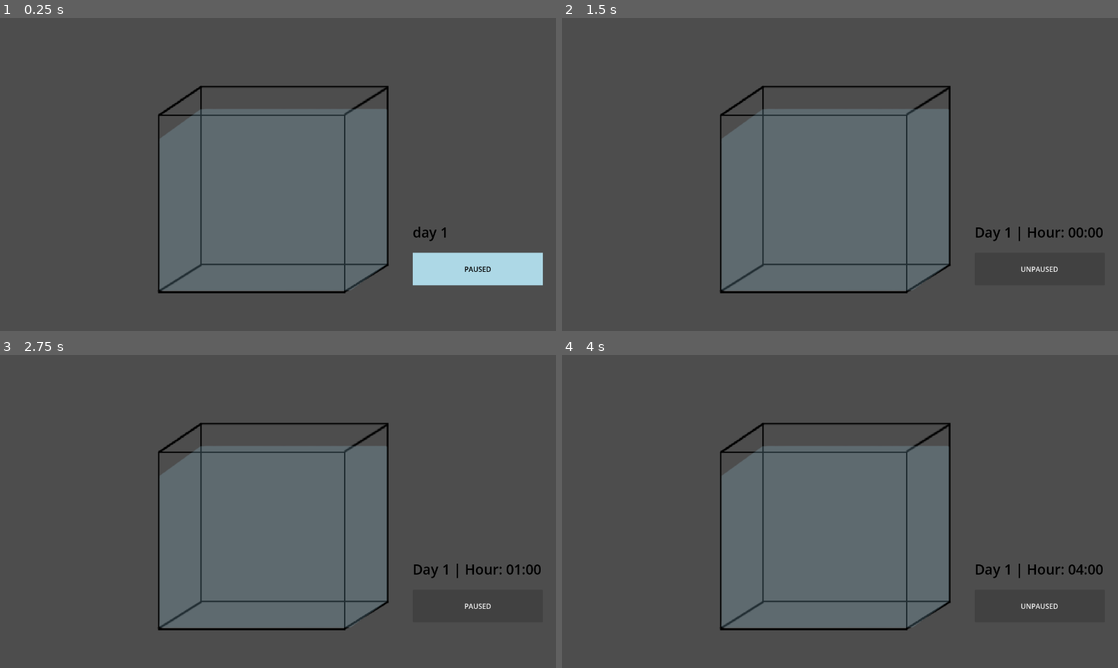
Above: before the commit, frames 1-4 (two rows, left to right).
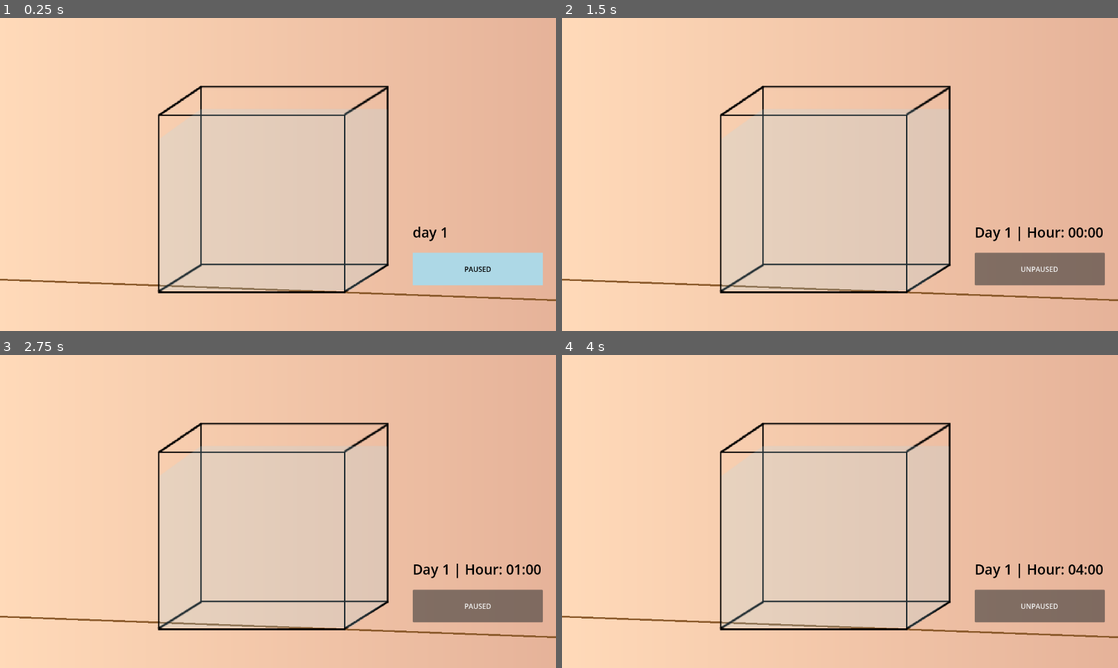
Above: after the commit, the same moments.

Repository: jac192133/Ecobana
Game: Godot game, scene res://scenes/RoomScene.tscn
The game is run twice, just before and just after one commit, with the same random seed, the same clock (stepped at 60 frames per second) and the same inputs.
Inputs:
- Up to frame 1 (0.25 s): no input
- Up to frame 2 (1.5 s): tap Enter at 0.5 s; click "PAUSED" at 1.25 s
- Up to frame 3 (2.75 s): click "UNPAUSED" at 2 s
- Up to frame 4 (4 s): tap Space (pause_toggle) at 2.75 s; tap Enter at 3.5 s

The runs differ from the first frame. In frame 1, 97% of the frame differs, in the area x 0-100%, y 0-100%; in frame 2, 99%; in frame 3, 99%; in frame 4, 99%.

Commit message:
wall gradient, floorboard added

Diff:
--- a/godotecobana/scenes/RoomScene.tscn
+++ b/godotecobana/scenes/RoomScene.tscn
@@ -1,12 +1,15 @@
-[gd_scene load_steps=9 format=3 uid="uid://enjmj0ap4g8g"]
+[gd_scene load_steps=10 format=3 uid="uid://enjmj0ap4g8g"]
 
-[ext_resource type="Script" path="res://scenes/wall.gd" id="3_cu78b"]
+[ext_resource type="Shader" path="res://shaders/wall_shader.gdshader" id="3_rndrm"]
 [ext_resource type="Texture2D" uid="uid://cv2pyir3wuadn" path="res://assets/tank.png" id="4_vtdbg"]
 [ext_resource type="Texture2D" uid="uid://cmwfw2bvbrch2" path="res://assets/water.png" id="5_6y8bk"]
 [ext_resource type="Shader" path="res://shaders/water_shader.gdshader" id="5_ars8m"]
 [ext_resource type="Script" path="res://scenes/time_manager.gd" id="7_pvwk2"]
 [ext_resource type="Script" path="res://scenes/pause_toggle_button.gd" id="8_halce"]
 [ext_resource type="Script" path="res://scenes/calender_label.gd" id="8_yqss7"]
+
+[sub_resource type="ShaderMaterial" id="ShaderMaterial_dhxkg"]
+shader = ExtResource("3_rndrm")
 
 [sub_resource type="ShaderMaterial" id="ShaderMaterial_b8m4u"]
 shader = ExtResource("5_ars8m")
@@ -41,13 +44,21 @@
 script = ExtResource("8_yqss7")
 
 [node name="Wall" type="ColorRect" parent="Control"]
+material = SubResource("ShaderMaterial_dhxkg")
 layout_mode = 1
 anchors_preset = -1
 anchor_right = 1.0
 anchor_bottom = 1.0
+offset_right = 1280.0
+offset_bottom = 720.0
 grow_horizontal = 2
 grow_vertical = 2
-script = ExtResource("3_cu78b")
+color = Color(1, 0.854902, 0.72549, 1)
+
+[node name="FloorBoard" type="Line2D" parent="Control/Wall"]
+points = PackedVector2Array(-50, 600, 1300, 650)
+width = 4.0
+default_color = Color(0.545098, 0.352941, 0.168627, 1)
 
 [node name="PauseToggleButton" type="Button" parent="."]
 offset_left = 950.0
--- a/godotecobana/scenes/debug.gd
+++ /dev/null
@@ -1,4 +0,0 @@
-extends ColorRect
-
-func _process(delta):
-	print("Wall Size: ", size)  # Print the current wall size in the console
--- a/godotecobana/scenes/wall.gd
+++ /dev/null
@@ -1,23 +0,0 @@
-extends ColorRect
-
-func _ready():
-	# Manually force the size
-	size = Vector2(1280, 720)  # Change this based on your game's resolution
-
-	# Ensure it anchors correctly
-	anchor_left = 0.0
-	anchor_top = 0.0
-	anchor_right = 1.0
-	anchor_bottom = 1.0
-
-	# Reset offsets to prevent 0px issue
-	offset_left = 0
-	offset_top = 0
-	offset_right = 0
-	offset_bottom = 0
-
-	# Set a visible color (light peach)
-	color = Color(1.0, 0.854, 0.725, 1.0)
-
-	# Print debug info
-	print("Wall size set to: ", size)
--- /dev/null
+++ b/godotecobana/shaders/wall_shader.gdshader
@@ -0,0 +1,9 @@
+shader_type canvas_item;
+
+void fragment() {
+    vec2 uv = UV;
+    float gradient = uv.x; // Left to right gradient
+    vec4 color_start = vec4(1.0, 0.854, 0.725, 1.0); // Light peach
+    vec4 color_end = vec4(0.9, 0.7, 0.6, 1.0); // Slightly darker peach
+    COLOR = mix(color_start, color_end, gradient);
+}
